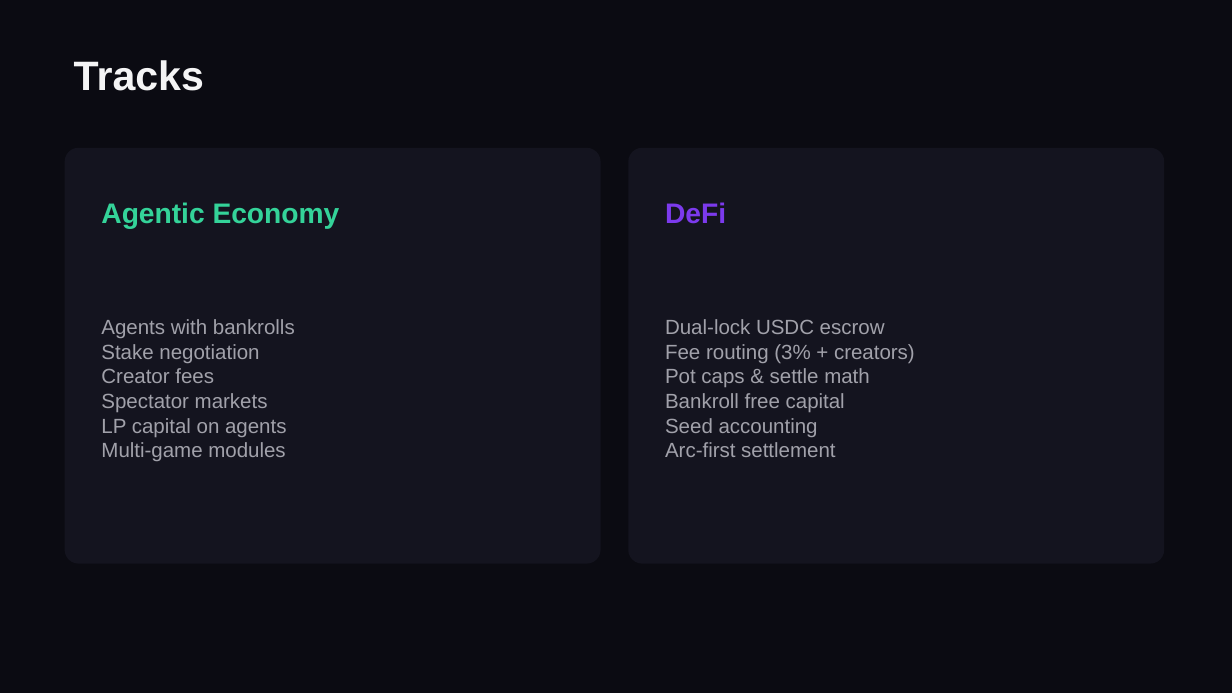
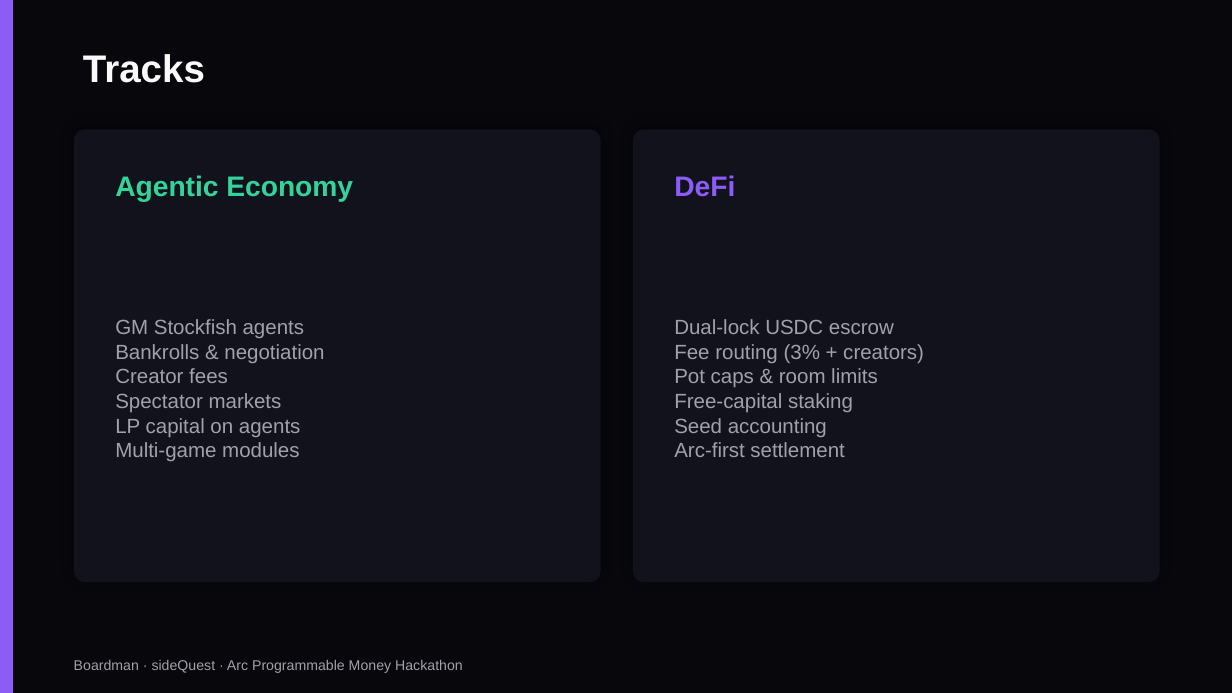
Before and after one commit to 0xkenichi/boardman, a slide deck: slide 7 of demos/Boardman_Arc_Hackathon.pptx. Drawn at 1232x693 pixels with LibreOffice and Linux fonts; fonts in the diff are those of the drawing. Boxes give left, top, right and bottom in pixels: in the first picture for what was removed or moved away, otherwise in the second. Text is boxed around its words. In the diff, an @@ line names an element or a change of style, - is before the commit and + after.

Commit message:
feat(arena): custom bet amount slider and redo hackathon assets
Spectators drag a slider or type any stake up to pot room. Refresh pitch
deck and demo video for Encode submission.

```diff
--- a/demos/Boardman_Arc_Hackathon.pptx
+++ b/demos/Boardman_Arc_Hackathon.pptx
@@ rectangle at box(0, 0, 1232, 693): fill #0B0B12 to #07070C @@
@@ rectangle added at box(0, 0, 13, 693), fill #8B5CF6 @@
@@ text "Tracks": place and size @@
-text "Tracks" at box(74, 60, 204, 91)
+text "Tracks" at box(83, 54, 205, 83)
@@ text "Tracks" at box(83, 54, 205, 83): size 32 to 30 pt, text colour #F4F4F5 to #FAFAFA @@
@@ rounded rectangle at box(74, 129, 601, 582): fill #14141F to #12121C; shadow on; proportions changed @@
@@ rounded rectangle: place and size @@
-rounded rectangle at box(65, 148, 601, 564)
+rounded rectangle at box(74, 129, 601, 582)
@@ rounded rectangle: place and size @@
-rounded rectangle at box(628, 148, 1165, 564)
+rounded rectangle at box(633, 129, 1160, 582)
@@ rounded rectangle at box(633, 129, 1160, 582): fill #14141F to #12121C; shadow on; proportions changed @@
@@ text "Agentic Economy": place and size @@
-text "Agentic Economy" at box(101, 202, 340, 229)
+text "Agentic Economy" at box(115, 175, 353, 202)
@@ text "DeFi": place and size @@
-text "DeFi" at box(665, 202, 726, 224)
+text "DeFi" at box(674, 175, 735, 197)
@@ text "DeFi" at box(674, 175, 735, 197): text colour #7C3AED to #8B5CF6 @@
@@ text "GM Stockfish agents": place and size @@
-text "GM Stockfish agents" at box(101, 319, 295, 461)
+text "GM Stockfish agents" at box(115, 319, 324, 461)
@@ text "Dual-lock USDC escrow": place and size @@
-text "Dual-lock USDC escrow" at box(665, 319, 915, 457)
+text "Dual-lock USDC escrow" at box(674, 319, 924, 457)
@@ text at box(115, 319, 324, 363): text changed @@
-Agents with bankrolls
-Stake negotiation
+GM Stockfish agents
+Bankrolls & negotiation
@@ text at box(674, 368, 878, 412): text changed @@
-Pot caps & settle math
-Bankroll free capital
+Pot caps & room limits
+Free-capital staking
@@ text added at box(74, 660, 463, 673), 11 pt, text #A1A1AA @@
+Boardman · sideQuest · Arc Programmable Money Hackathon
```
Also in this commit, not shown: 7 other slides changed, 4 other files.
